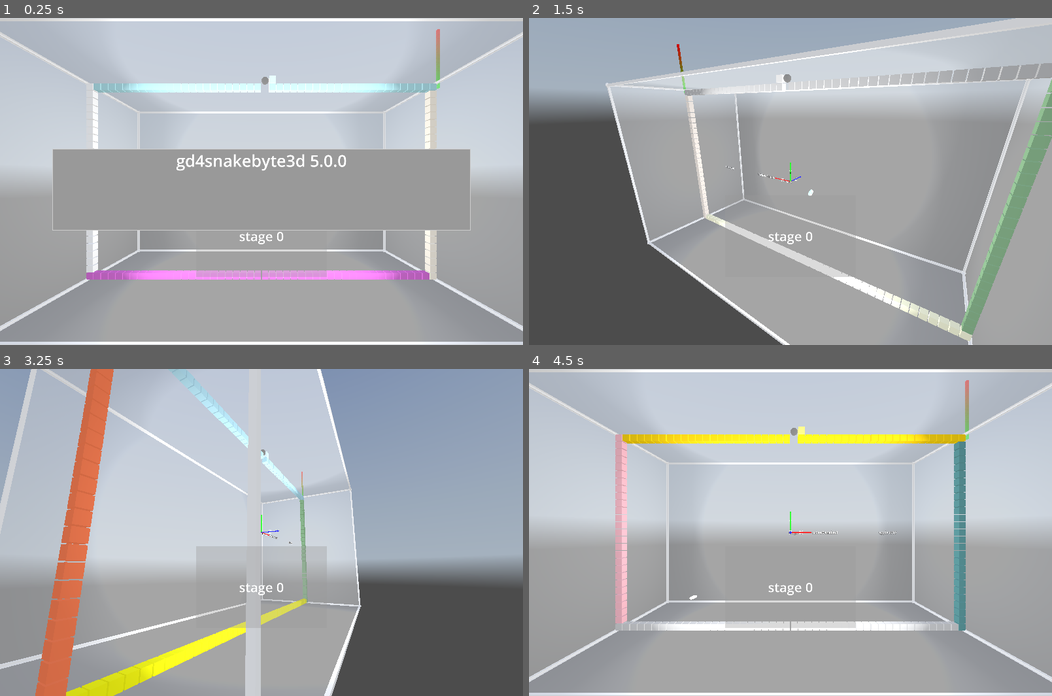
Above: before the commit, frames 1-4 (two rows, left to right).
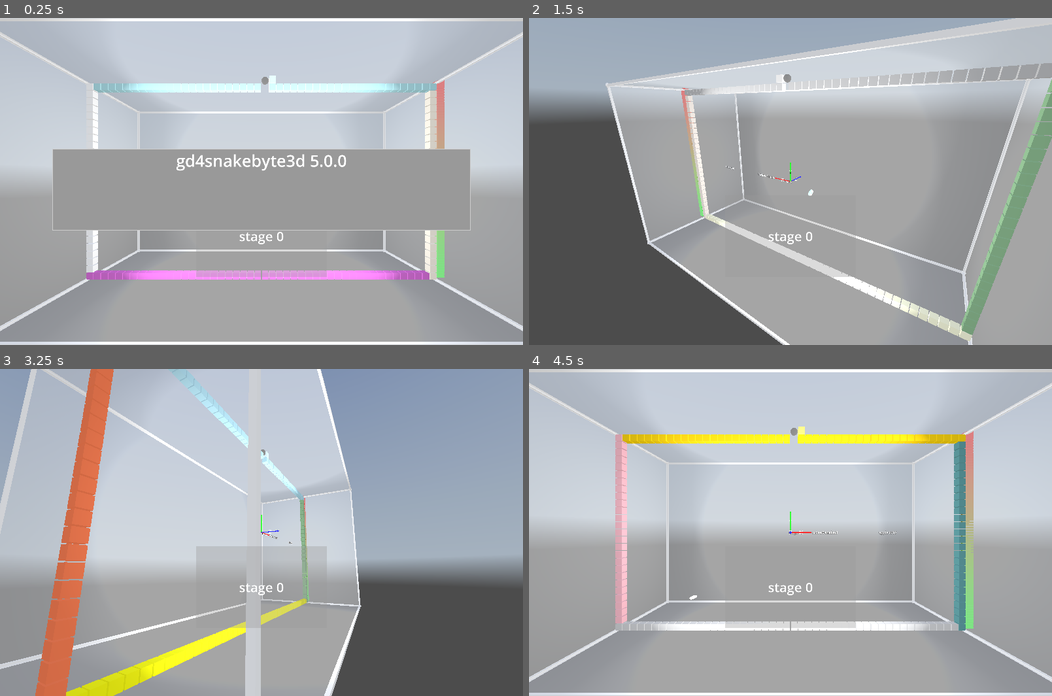
Above: after the commit, the same moments.

Repository: kasworld/gd4snakebyte3d
Game: Godot game, scene res://main.tscn
Two runs of this game, one before a commit and one after it. Both use one fixed random seed, a clock stepped at 60 frames per second and the inputs below. A sky picture missing from this copy of the repository is replaced by a grey-blue gradient.
Inputs (mouse positions are in pixels of both pictures, inside the frame that each line leads up to):
- Up to frame 1 (0.25 s): no input
- Up to frame 2 (1.5 s): tap Enter at 0.5 s; move the mouse to (905, 165) at 0.52 s; hold Right 0.53-1.28 s; tap Q at 0.6 s; click (905, 165) at 0.67 s; tap Space at 0.77 s; move the mouse to (685, 197) at 1.27 s; hold Down from 1.28 s (still down); tap E at 1.35 s
- Up to frame 3 (3.25 s): tap Space at 1.52, 3.02 s; move the mouse to (313, 460) at 2.02 s; release Down at 2.03 s; hold Right 2.03-2.78 s; tap Enter at 2.1 s; move the mouse to (235, 597) at 2.77 s; hold Up from 2.78 s (still down); tap Q at 2.85 s; click (235, 597) at 2.92 s
- Up to frame 4 (4.5 s): move the mouse to (947, 581) at 3.52 s; release Up at 3.53 s; hold Left from 3.53 s (still down); tap E at 3.6 s; tap Space at 3.77 s; move the mouse to (633, 483) at 4.27 s; tap Enter at 4.35 s

The runs differ from the first frame. In frame 1, 0.6% of the frame differs, in the area x 82-85%, y 3-80%; in frame 2, 0.3%; in frame 3, 0.1%; in frame 4, 1.0%.

Commit message:
fix gauge

Diff:
--- a/snake_byte/snake_byte.gd
+++ b/snake_byte/snake_byte.gd
@@ -69,9 +69,10 @@
 	update_snake_info()
 	$FrameTimer.wait_time = SnakeByte.FrameTime
 	apple_end_count = SnakeByte.AppleCountPerStage
+
 	gauge = preload("res://multi_mesh_shape/multi_mesh_shape.tscn").instantiate(
-		).init_bar_gauge_y(SnakeByte.EatStepOverLimit, Vector3(1, SBWalls.FieldSize.y, 1), Color.GREEN, Color.RED)
-	gauge.position = pos2d_to_pos3d(SBWalls.FieldSize.x,SBWalls.FieldSize.y-1)
+		).init_bar_gauge_y(SnakeByte.EatStepOverLimit, Vector3(tile_size.x, cabinet_size.y, tile_size.z), Color.GREEN, Color.RED)
+	gauge.position = pos2d_to_pos3d(SBWalls.FieldSize.x, 0)
 	add_child(gauge)
 	new_snake()
 	return self
